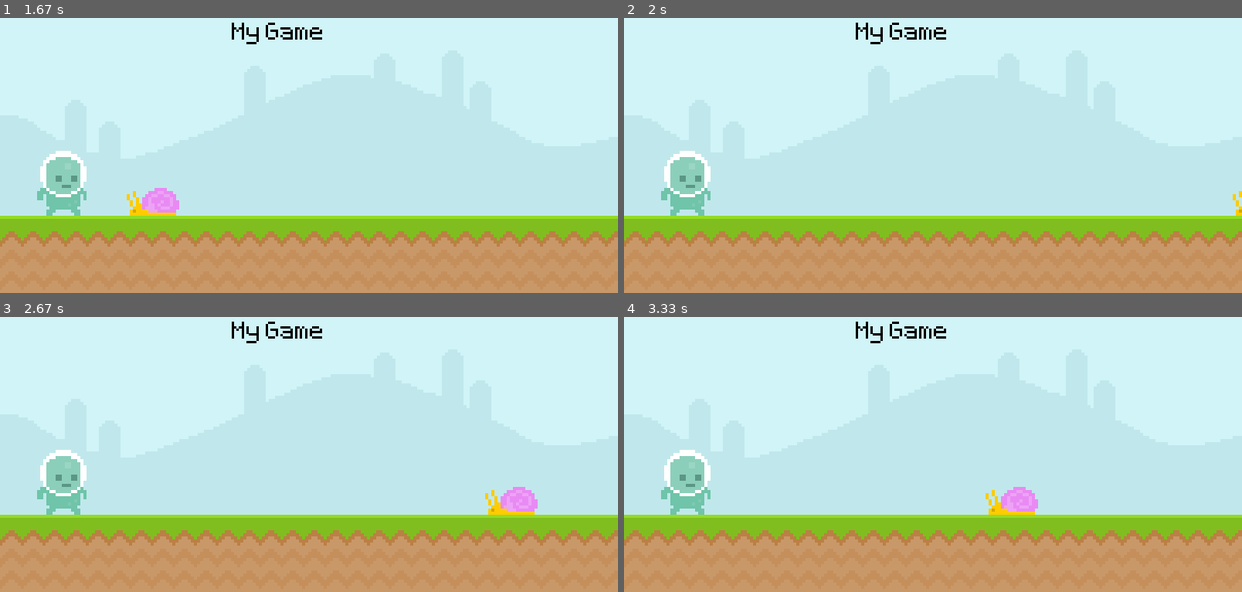
Above: before the commit, frames 1-4 (two rows, left to right).
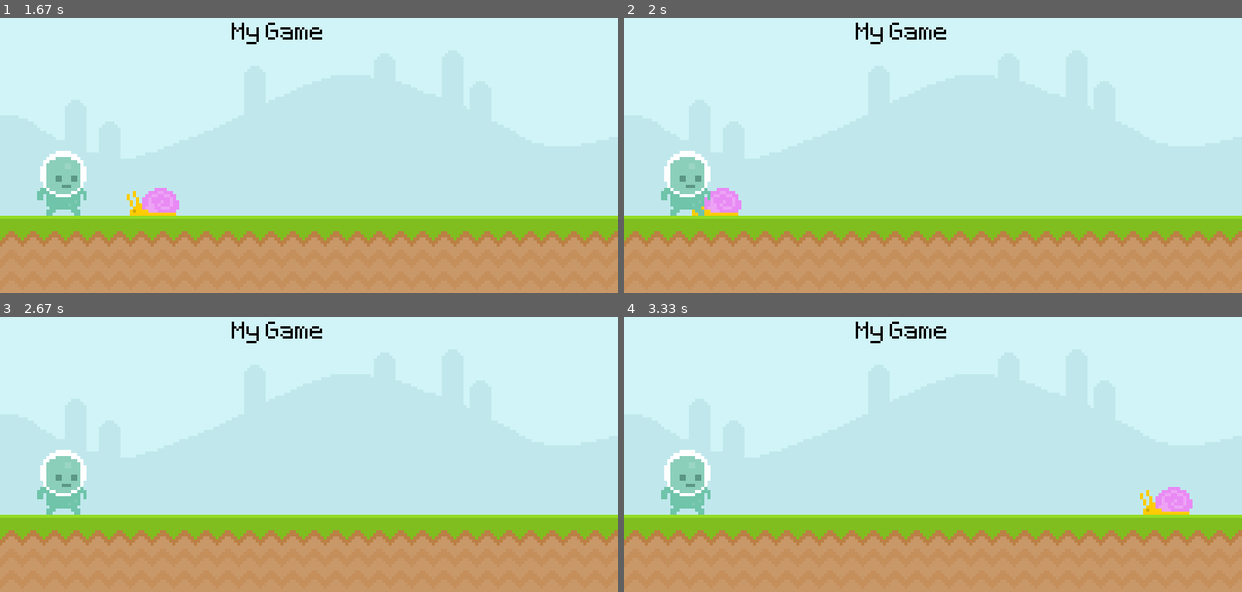
Above: after the commit, the same moments.

Repository: gmoynihan88/Pygame_learning
Game: pygame game, started from new_game.py
The game is run twice, just before and just after one commit, with the same random seed, the same clock (stepped at 60 frames per second) and the same inputs.
Inputs:
- Up to frame 1 (1.67 s): no input
- Up to frame 2 (2 s): no input
- Up to frame 3 (2.67 s): no input
- Up to frame 4 (3.33 s): no input

Frame 1 is identical in both runs. In frame 2, 0.6% of the frame differs, in the area x 11-100%, y 61-72%; in frame 3, 0.6%; in frame 4, 1.3%, in the area x 58-92%, y 61-72%.

Commit message:
collisions added

Diff:
--- a/new_game.py
+++ b/new_game.py
@@ -29,9 +29,11 @@
 
     snail_rect.x -= 4
     screen.blit(snail_surf,snail_rect)
-    if snail_rect.x < 100: snail_rect.x = 800
+    if snail_rect.x < -100: snail_rect.x = 800
+    screen.blit(player_surf,player_rect)
 
-    screen.blit(player_surf,player_rect)
+    if player_rect.colliderect(snail_rect):
+        print('collison')
 
     pygame.display.update()
     clock.tick(60)
